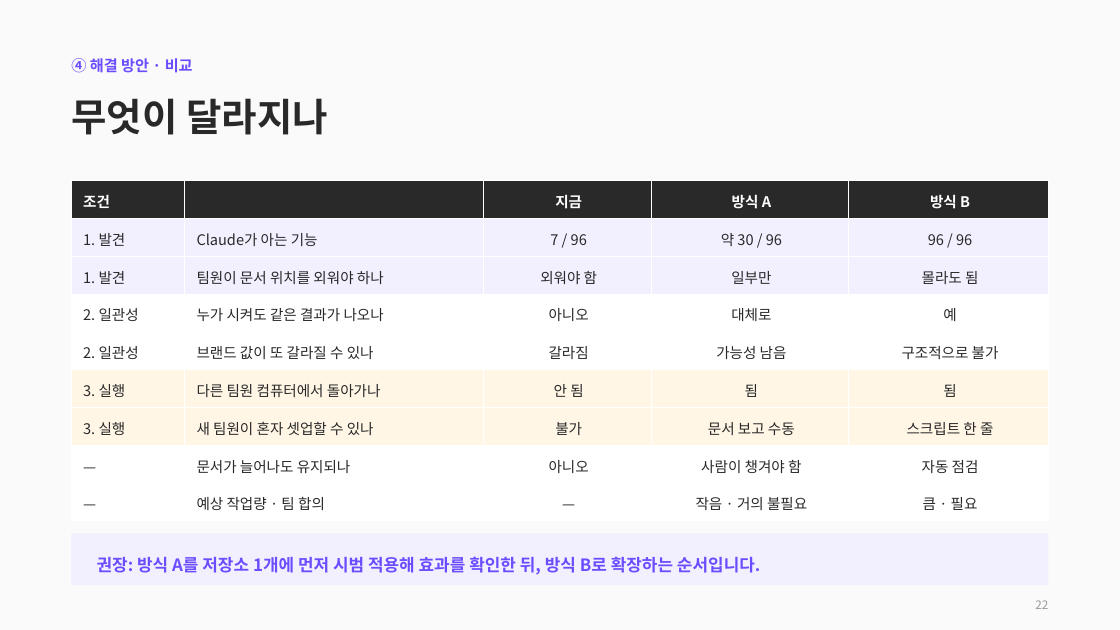
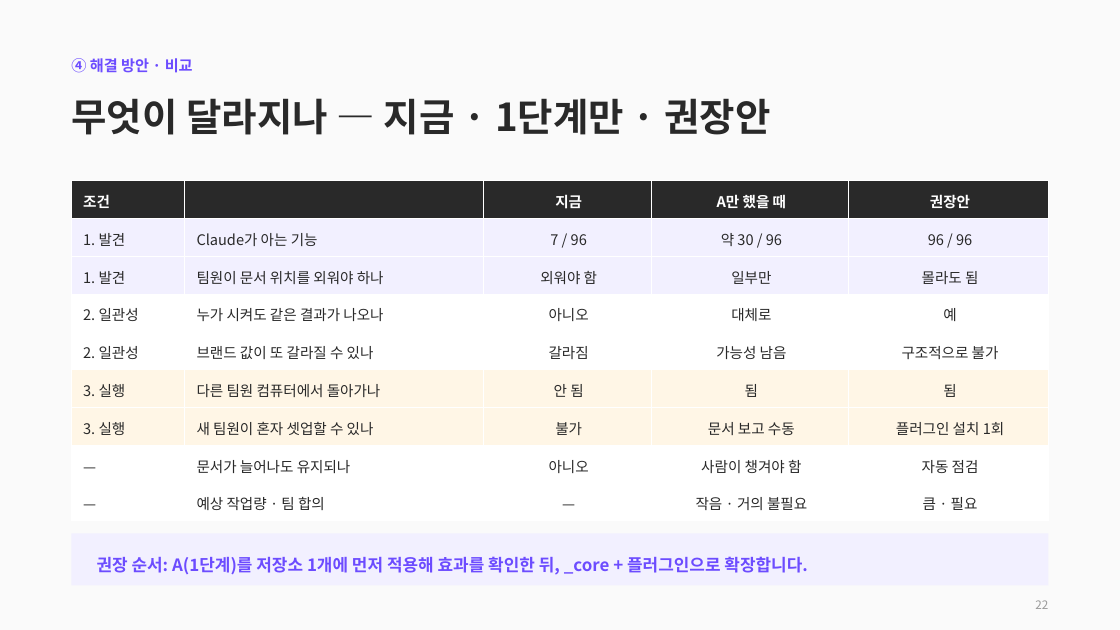
Before and after one commit to CdBd-in/design, a slide deck: slide 22 of CdBd 문서 체계 진단 및 개편 제안.pptx. Drawn at 1120x630 pixels with LibreOffice and Linux fonts; fonts in the diff are those of the drawing. Boxes give left, top, right and bottom in pixels: in the first picture for what was removed or moved away, otherwise in the second. Text is boxed around its words. In the diff, an @@ line names an element or a change of style, - is before the commit and + after.

```diff
--- a/CdBd 문서 체계 진단 및 개편 제안.pptx
+++ b/CdBd 문서 체계 진단 및 개편 제안.pptx
@@ text at (71,98,770,135): text changed @@
-무엇이 달라지나
+무엇이 달라지나 — 지금 · 1단계만 · 권장안
@@ table at (71,181,1049,521) @@
-row 1, column 4: 방식 A
+row 1, column 4: A만 했을 때
-row 1, column 5: 방식 B
+row 1, column 5: 권장안
-row 7, column 5: 스크립트 한 줄
+row 7, column 5: 플러그인 설치 1회
@@ text at (97,556,807,575): text changed @@
-권장: 방식 A를 저장소 1개에 먼저 시범 적용해 효과를 확인한 뒤, 방식 B로 확장하는 순서입니다.
+권장 순서: A(1단계)를 저장소 1개에 먼저 적용해 효과를 확인한 뒤, _core + 플러그인으로 확장합니다.
```
Also in this commit, not shown: 5 other slides changed, 1 other file.
